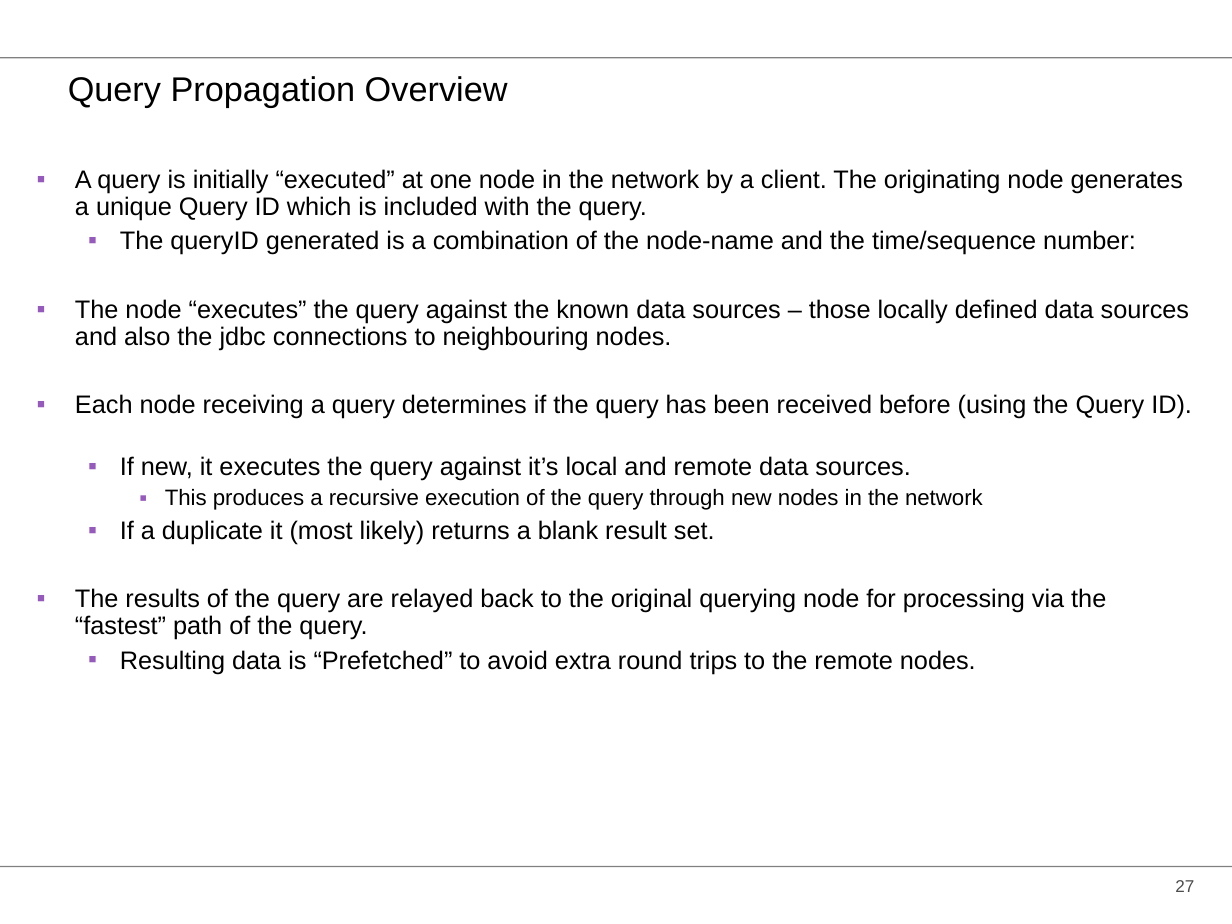
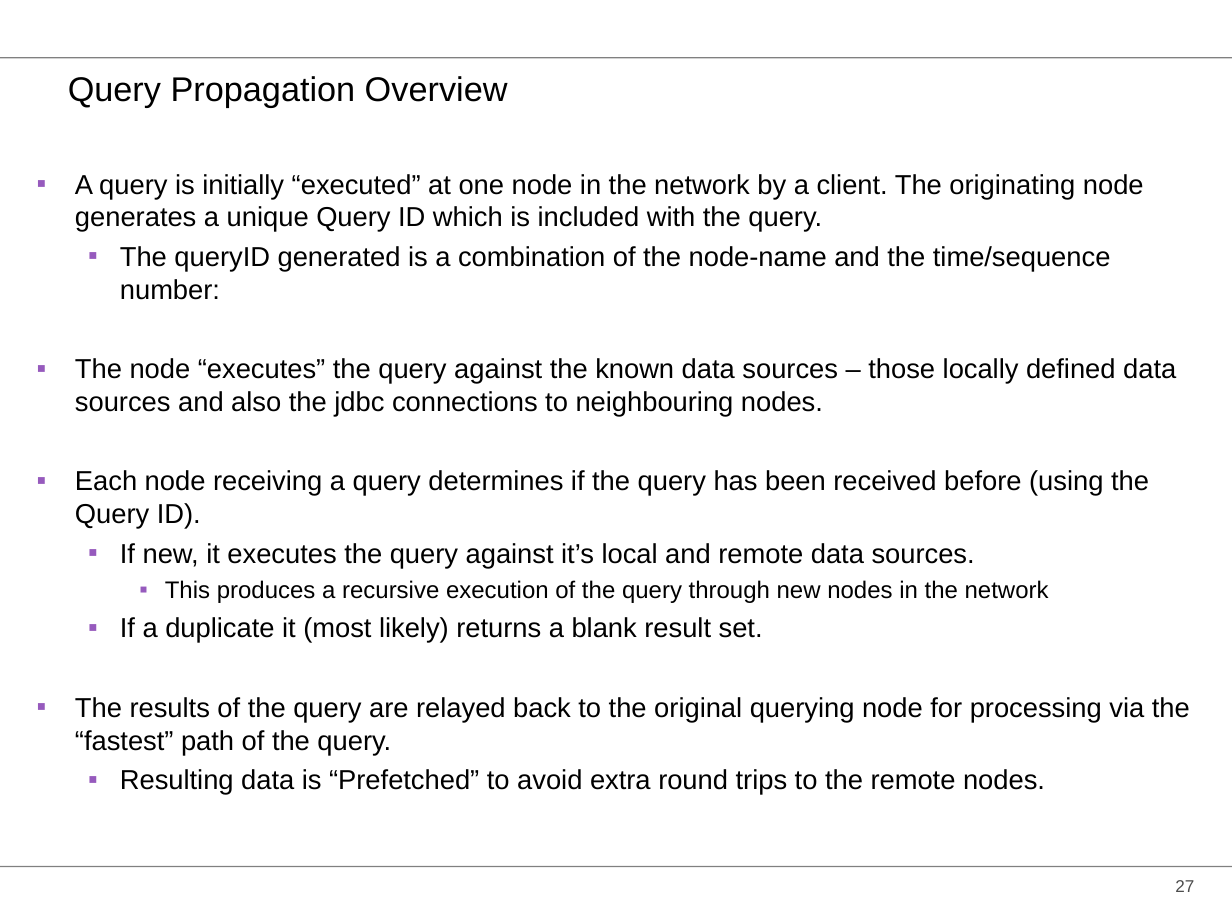
Before and after one commit to gaiandb/gaiandb, a slide deck: slide 27 of doc/Training/GaianDB Asset Training Day - Core Features 0.2.ppt. Drawn at 1232x924 pixels with LibreOffice and Linux fonts; fonts in the diff are those of the drawing; background and template pictures are left out. Boxes give left, top, right and bottom in pixels: in the first picture for what was removed or moved away, otherwise in the second. Text is boxed around its words. In the diff, an @@ line names an element or a change of style, - is before the commit and + after.

```diff
--- a/doc/Training/GaianDB Asset Training Day - Core Features 0.2.ppt
+++ b/doc/Training/GaianDB Asset Training Day - Core Features 0.2.ppt
@@ text "A query is initially “executed” ..." at (x1=75, y1=174, x2=1190, y2=795): size 14.8 to 16 pt; size 12.9 to 14 pt in "This produces a recursive execution of the ..."; line spacing 0.9 to 1 @@
```
Also in this commit, not shown: 8 other slides changed, 3 other files.
